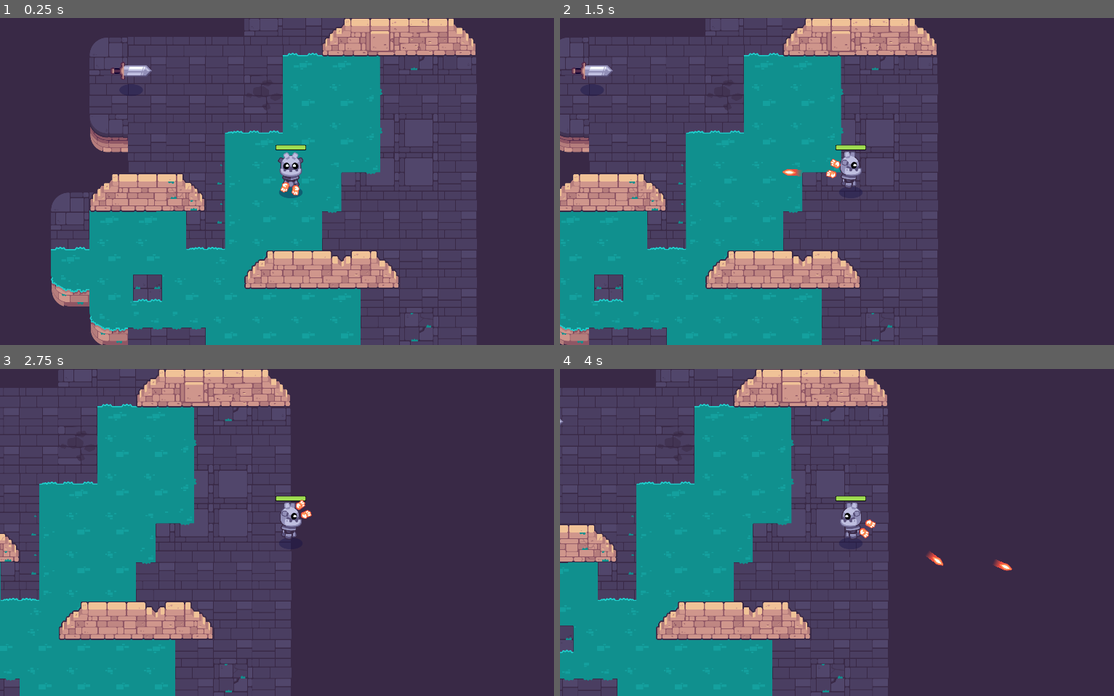
Above: before the commit, frames 1-4 (two rows, left to right).
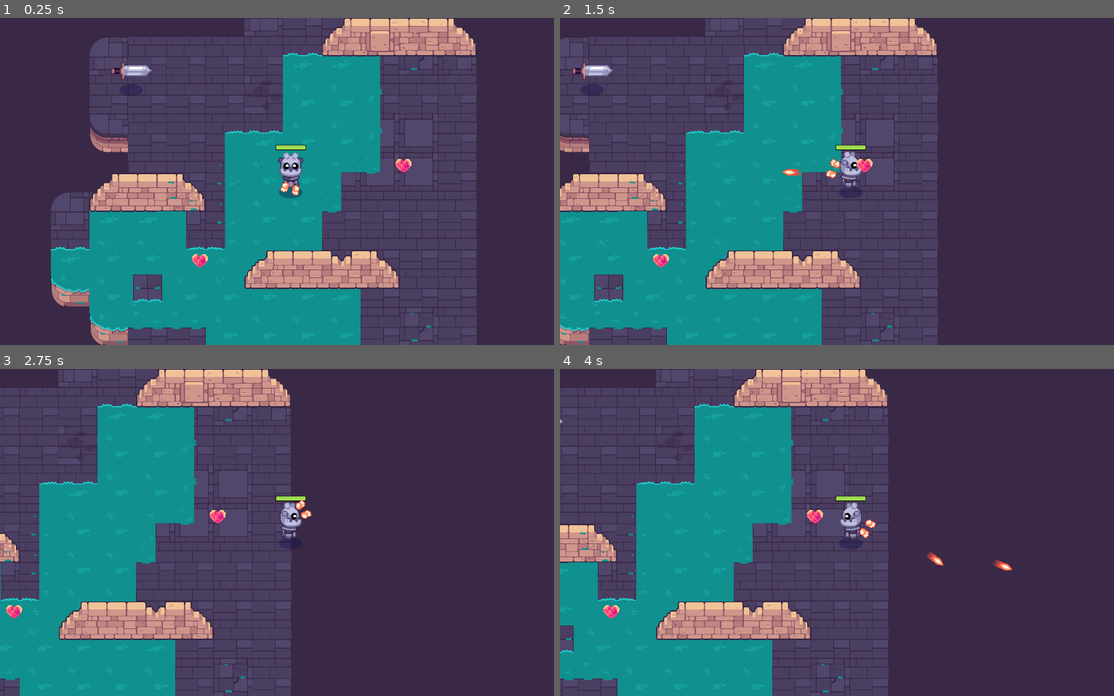
Above: after the commit, the same moments.

Repository: ellaclz/Path-of-Sorcerers-Game
Game: Godot game, scene res://background.tscn
Two runs of this game, one before a commit and one after it. Both use one fixed random seed, a clock stepped at 60 frames per second and the inputs below. This scene is started directly instead of the project's main scene.
Inputs (mouse positions are in pixels of both pictures, inside the frame that each line leads up to):
- Up to frame 1 (0.25 s): no input
- Up to frame 2 (1.5 s): tap Enter at 0.5 s; move the mouse to (981, 165) at 0.52 s; hold D (move_right) 0.53-1.25 s; click (981, 165) at 0.6 s; tap Space at 0.77 s; drag from (731, 197) to (604, 70) at 1.27 s
- Up to frame 3 (2.75 s): move the mouse to (349, 460) at 2.02 s; hold D (move_right) from 2.03 s (still down); tap Up (aim_up) at 2.1 s
- Up to frame 4 (4 s): release D (move_right) at 2.75 s; drag from (820, 597) to (676, 483) at 2.77 s; move the mouse to (1025, 581) at 3.52 s; hold A (move_left) from 3.53 s (still down); click (1025, 581) at 3.6 s; tap Space at 3.77 s

The runs differ from the first frame. In frame 1, 0.2% of the frame differs, in the area x 34-75%, y 43-77%; in frame 2, 0.2%; in frame 3, 0.2%; in frame 4, 0.2%, in the area x 7-48%, y 43-77%.
Error before the commit: Invalid assignment of property or key 'max_value' with value of type 'int' on a base object of type 'null instance'. (res://player/player.gd:13)
Error after the commit: Parse Error: Could not find type "Item" in the current scope. (res://pickup.gd:4)

Commit message:
L11 Not Finished
Fix Mob & PickUp & Health Bar

Diff:
--- a/M10.twin_stick_workbook/background.tscn
+++ b/M10.twin_stick_workbook/background.tscn
@@ -1,10 +1,12 @@
-[gd_scene load_steps=4 format=3 uid="uid://bp7oe4hr0nc08"]
+[gd_scene load_steps=5 format=3 uid="uid://bp7oe4hr0nc08"]
 
 [ext_resource type="PackedScene" uid="uid://bkw5ln4pbpe1g" path="res://player/player.tscn" id="1_stu0h"]
 [ext_resource type="PackedScene" uid="uid://cu2rb5dl4ljte" path="res://levels/rooms/room_a.tscn" id="2_e01v5"]
 [ext_resource type="PackedScene" uid="uid://216m45tobb3r" path="res://mob.tscn" id="3_wwr7w"]
+[ext_resource type="PackedScene" uid="uid://c8l8hcp5eshlx" path="res://pickup.tscn" id="4_mdoa6"]
 
 [node name="Background" type="Node2D"]
+position = Vector2(-245, -261)
 
 [node name="RoomA" parent="." instance=ExtResource("2_e01v5")]
 position = Vector2(-14, 36)
@@ -14,3 +16,11 @@
 
 [node name="Mob" parent="." instance=ExtResource("3_wwr7w")]
 position = Vector2(253, 275)
+
+[node name="Pickup" parent="." instance=ExtResource("4_mdoa6")]
+
+[node name="Pickup2" parent="." instance=ExtResource("4_mdoa6")]
+position = Vector2(480, 902)
+
+[node name="Pickup3" parent="." instance=ExtResource("4_mdoa6")]
+position = Vector2(1152, 588)
--- a/M10.twin_stick_workbook/pickup.gd
+++ b/M10.twin_stick_workbook/pickup.gd
@@ -5,22 +5,28 @@
 
 @onready var _sprite_2d: Sprite2D = %Sprite2D
 @onready var _audio_stream_player: AudioStreamPlayer2D = %AudioStreamPlayer2D
-@onready var _animation_player: AnimationPlayer = %AnimationPlayer
+
 
 func _ready() -> void:
-	set_item(item)
+	body_entered.connect(_pickup)
+	area_entered.connect(_on_area_entered)
+	play_floating_animation()
 
-	_animation_player.plau("idle")
-	body_entered.connect(func (body: Node2D) -> void:
-		if body is Player:
-			item.use(body)
-		_animation_player.play("destroy")
-		set_deferred("monitoring", false)
-		_audio_stream_player.play()
-		_animation_player.animation_finished.connect(func (_animation_name: String) -> void:
-			queue_free()
-		)
-	)
+func _pickup (body: Node2D) -> void:
+	if body is Player:
+		item.use(body)
+		queue_free()
+
+func play_floating_animation() -> void:
+	var tween := create_tween()
+	tween.set_trans(Tween.TRANS_SINE)
+
+	var sprite_2d := get_node("Sprite2D")
+	var position_offset := Vector2(0.0, 4.0)
+	var duration = randf_range(0.8, 1.2)
+	tween.tween_property(sprite_2d, "position", position_offset, duration)
+	tween.tween_property(sprite_2d,"position", -1.0 * position_offset, duration)
+	tween.set_loops()
 
 func _get_configuration_warnings() -> PackedStringArray:
 	var warnings := PackedStringArray()
@@ -30,4 +36,12 @@
 
 
 func set_item(value: Item) -> void:
-	item
+	item = value
+	if _sprite_2d != null:
+		_sprite_2d.texture = item.texture
+	if _audio_stream_player != null:
+		_audio_stream_player.stream = item.sound_on_pickup
+
+
+func _on_area_entered(area: Area2D) -> void:
+	queue_free()
--- a/M10.twin_stick_workbook/pickup.tscn
+++ b/M10.twin_stick_workbook/pickup.tscn
@@ -1,18 +1,34 @@
-[gd_scene load_steps=4 format=3 uid="uid://c8l8hcp5eshlx"]
+[gd_scene load_steps=7 format=3 uid="uid://c8l8hcp5eshlx"]
 
 [ext_resource type="Script" path="res://pickup.gd" id="1_a1dpk"]
 [ext_resource type="Texture2D" uid="uid://bafpwix362m4w" path="res://pickups/pickup_heart_pink.png" id="2_eh2rp"]
+[ext_resource type="Script" path="res://healing_item.gd" id="2_shws8"]
+[ext_resource type="AudioStream" uid="uid://c2woejhi871h1" path="res://pickups/pickup.wav" id="3_xynfv"]
+
+[sub_resource type="Resource" id="Resource_55i7l"]
+script = ExtResource("2_shws8")
+healing_amount = 100
+display_name = ""
+texture = ExtResource("2_eh2rp")
+sound_on_pickup = ExtResource("3_xynfv")
 
 [sub_resource type="CircleShape2D" id="CircleShape2D_im7g8"]
 radius = 22.0227
 
 [node name="Pickup" type="Area2D"]
 script = ExtResource("1_a1dpk")
+item = SubResource("Resource_55i7l")
 
 [node name="Sprite2D" type="Sprite2D" parent="."]
+unique_name_in_owner = true
 texture = ExtResource("2_eh2rp")
 
 [node name="CollisionShape2D" type="CollisionShape2D" parent="."]
+unique_name_in_owner = true
 shape = SubResource("CircleShape2D_im7g8")
 
 [node name="AudioStreamPlayer2D" type="AudioStreamPlayer2D" parent="."]
+unique_name_in_owner = true
+stream = ExtResource("3_xynfv")
+
+[connection signal="area_entered" from="." to="." method="_on_area_entered"]
--- a/M10.twin_stick_workbook/player/player.tscn
+++ b/M10.twin_stick_workbook/player/player.tscn
@@ -67,7 +67,7 @@
 texture = ExtResource("6_gvn5n")
 flip_v = true
 
-[node name="HealthBar" type="ProgressBar" parent="."]
+[node name="Healthbar" type="ProgressBar" parent="."]
 unique_name_in_owner = true
 offset_left = -51.0
 offset_top = -121.0
